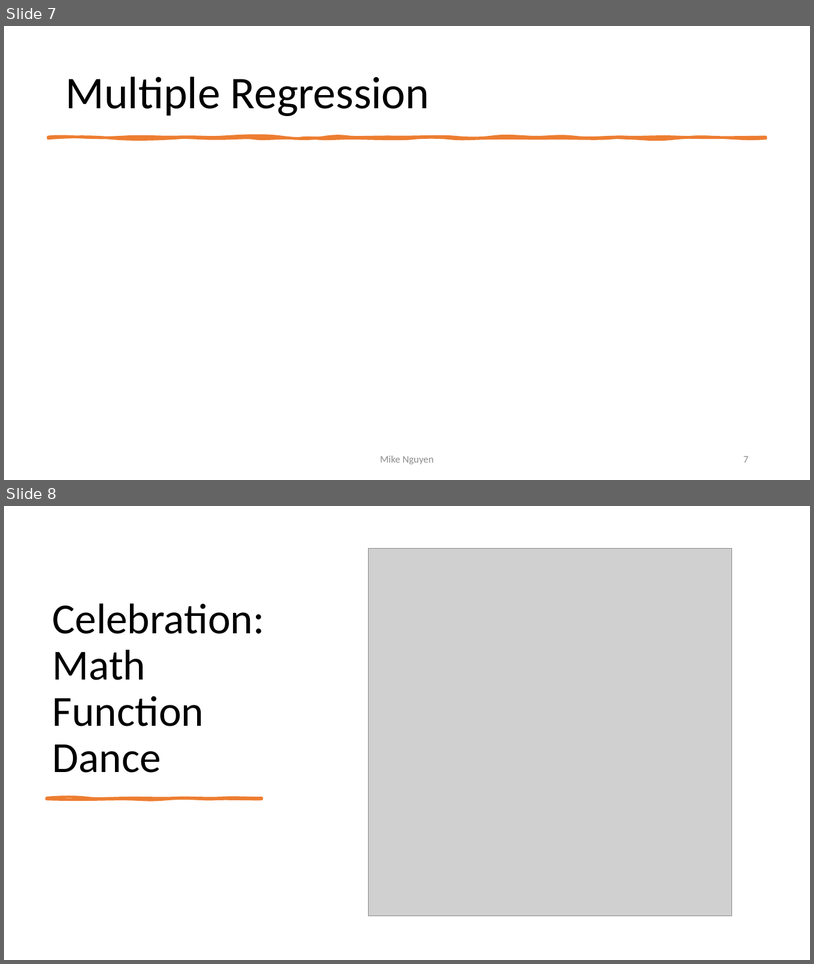
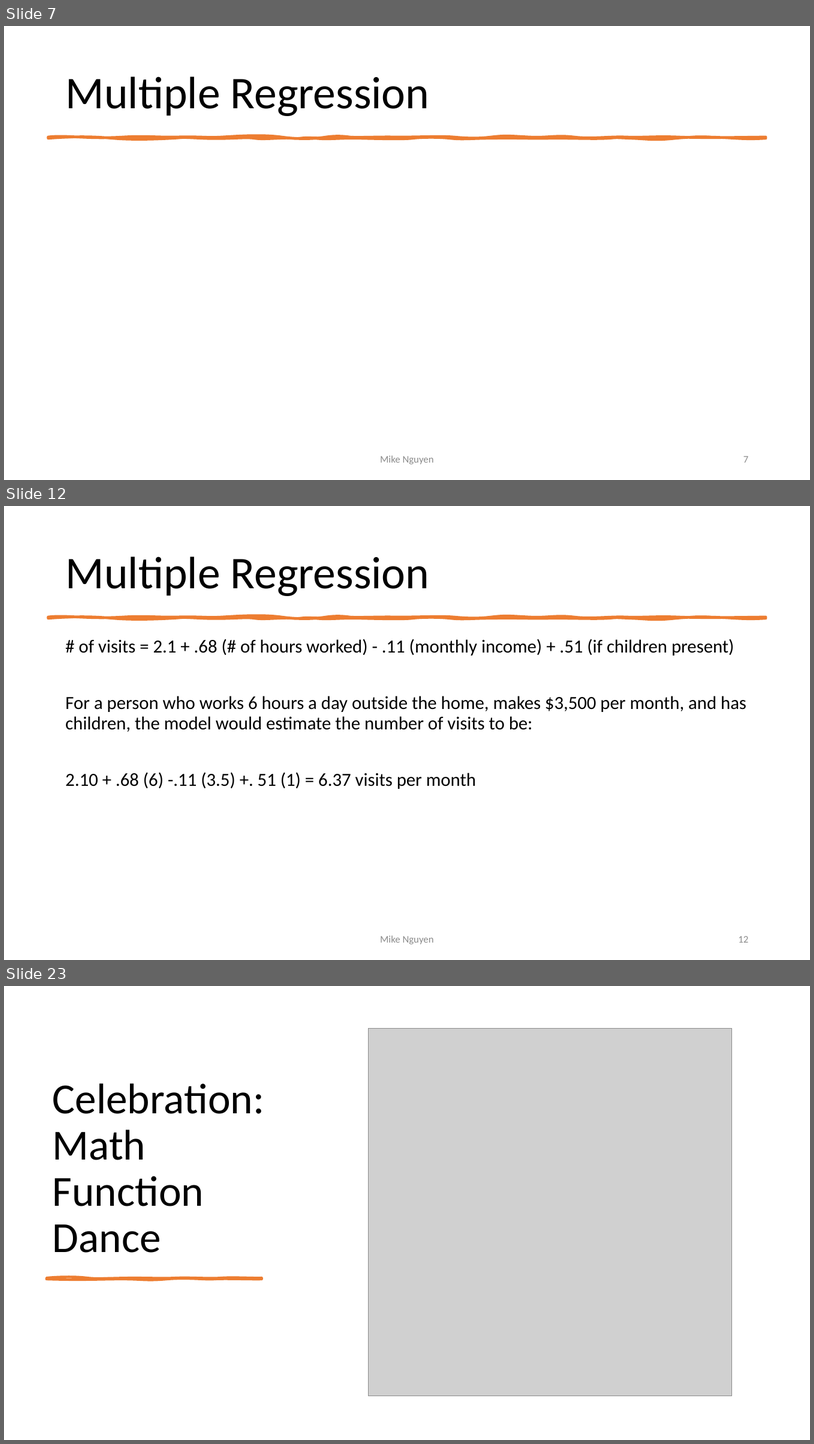
Before and after one commit to mikenguyen13/mar4050, a slide deck: lectures/12/1_multiple_regression.pptx. Shown one above the other, each under a label of ours: slides 7 and 8 before the commit, slides 7, 12 and 23 after it; the slides between them are not shown. The pictures are 814x964 and 814x1444 pixels, drawn with LibreOffice and Linux fonts; fonts in the diff are those of the drawing; grey boxes stand for pictures. Boxes give left, top, right and bottom in pixels: in the first picture for what was removed or moved away, otherwise in the second. Text is boxed around its words. In the diff, an @@ line names an element or a change of style, - is before the commit and + after.

```diff
--- a/lectures/12/1_multiple_regression.pptx
+++ b/lectures/12/1_multiple_regression.pptx
@@ slide 12 added at box(4, 506, 810, 960), background #FFFFFF @@
@@ title added at box(65, 556, 430, 596), 54 pt, text #000000 @@
+Multiple Regression
@@ freeform shape added at box(48, 617, 766, 618), fill #ED7D31, outline #ED7D31 3.25 pt @@
@@ text added at box(65, 639, 747, 789), 22 pt, text #000000 @@
+# of visits = 2.1 + .68 (# of hours worked) - .11 (monthly income) + .51 (if children present)
+For a person who works 6 hours a day outside the home, makes $3,500 per month, and has children, the model would estimate the number of visits to be:
+2.10 + .68 (6) -.11 (3.5) +. 51 (1) = 6.37 visits per month
@@ text added at box(380, 935, 434, 944), 12 pt, text #8C8C8C @@
+Mike Nguyen
@@ page number added at box(738, 936, 749, 942), 12 pt, text #8C8C8C @@
+12
@@ what was slide 8 is now slide 23 @@
```
Also in this commit, not shown: 1 slide changed, 16 other slides added, 7 other files.
